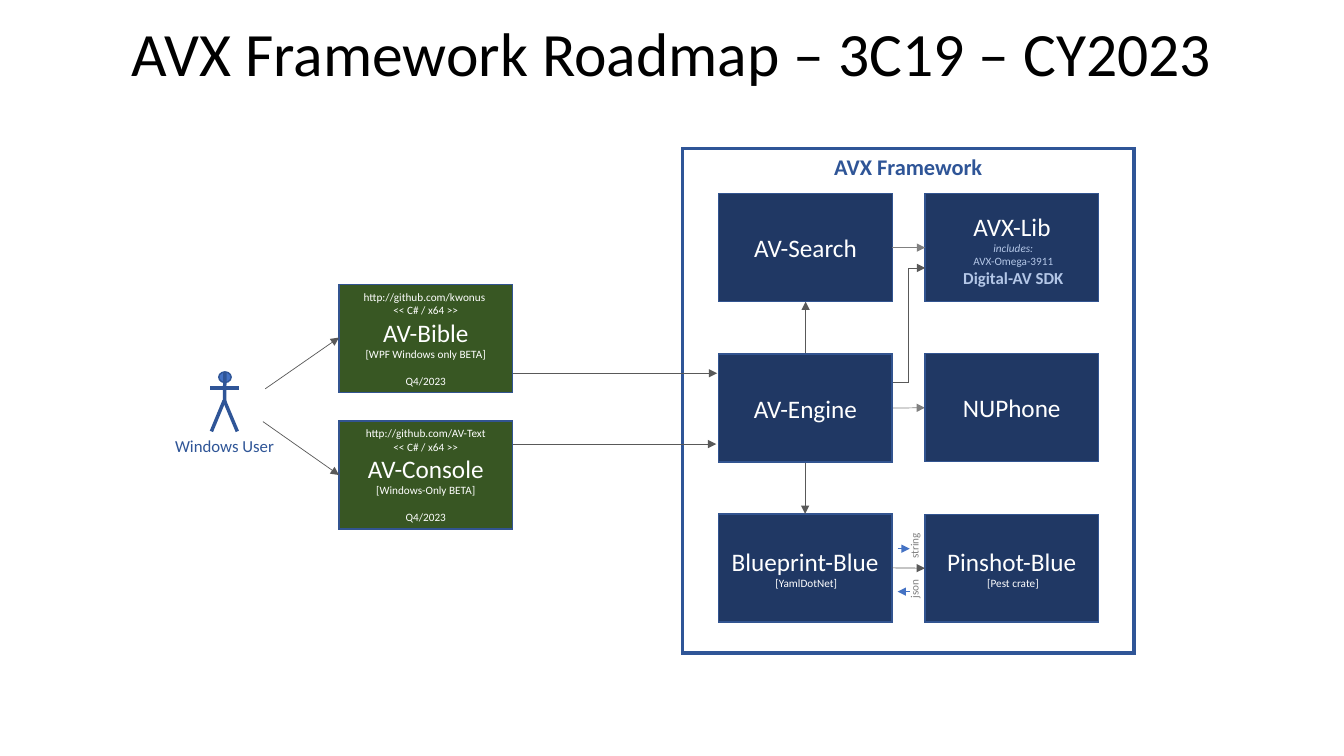
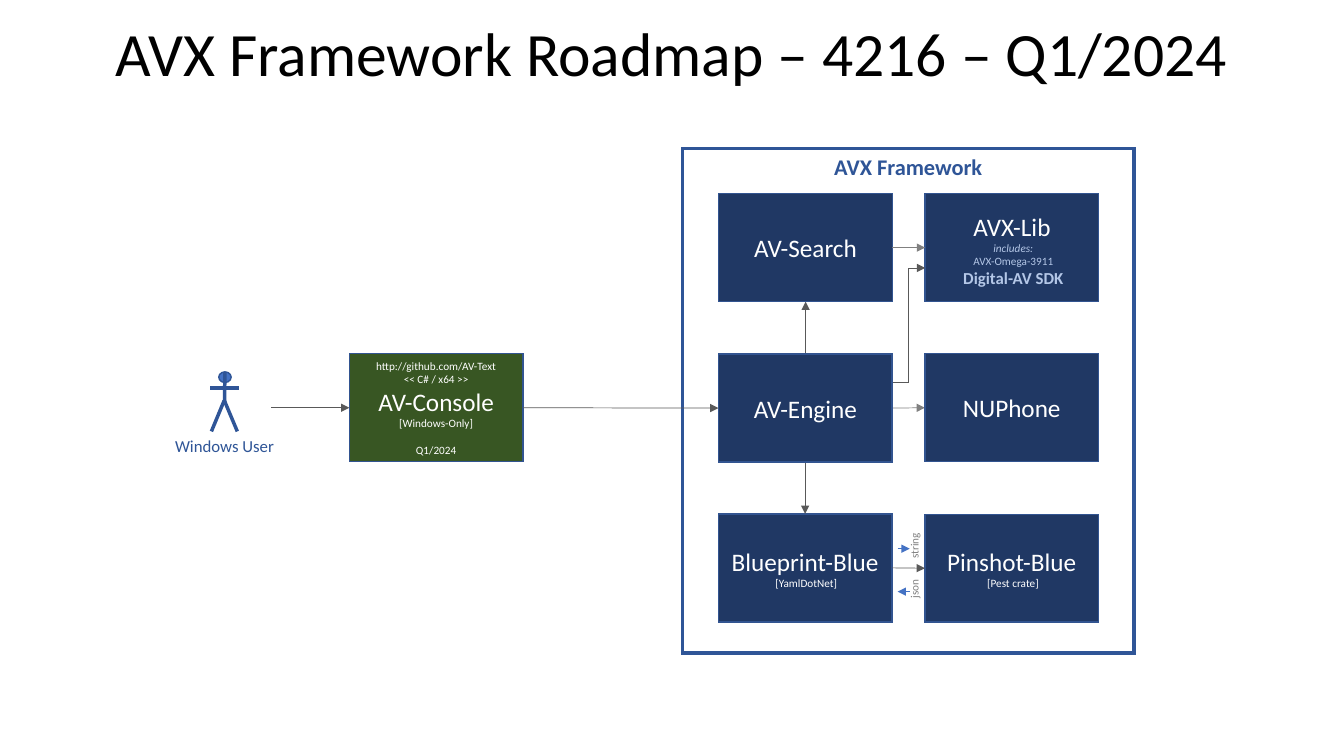
Before and after one commit to kwonus/AV-Engine, a slide deck: slide 3 of AVX-Framework.pptx. Drawn at 1344x756 pixels with LibreOffice and Linux fonts; fonts in the diff are those of the drawing. Boxes give left, top, right and bottom in pixels: in the first picture for what was removed or moved away, otherwise in the second. Text is boxed around its words. In the diff, an @@ line names an element or a change of style, - is before the commit and + after.

Commit message:
update the roadmap docs

```diff
--- a/AVX-Framework.pptx
+++ b/AVX-Framework.pptx
@@ title at (116, 33, 1227, 86): text changed @@
-AVX Framework Roadmap – 3C19 – CY2023
+AVX Framework Roadmap – 4216 – Q1/2024
@@ rectangle removed at (339, 284, 512, 392) @@
-http://github.com/kwonus
-<< C# / x64 >>
-AV-Bible
-[WPF Windows only BETA]
-Q4/2023
@@ arrow removed from (265, 389) to (339, 338) @@
@@ rectangle "http://github.com/AV-Text": place and size @@
-rectangle "http://github.com/AV-Text" at (339, 421, 512, 529)
+rectangle "http://github.com/AV-Text" at (350, 354, 523, 462)
@@ arrow removed from (513, 373) to (718, 373) @@
@@ arrow moved from (263, 421) - (339, 475) to (271, 407) - (350, 407) @@
@@ text in rectangle at (399, 419, 473, 456): text changed @@
-[Windows-Only BETA]
-Q4/2023
+[Windows-Only]
+Q1/2024
@@ arrow moved from (513, 445) - (717, 445) to (523, 407) - (719, 408) @@
```
Also in this commit, not shown: 2 other slides changed, 3 other files.
